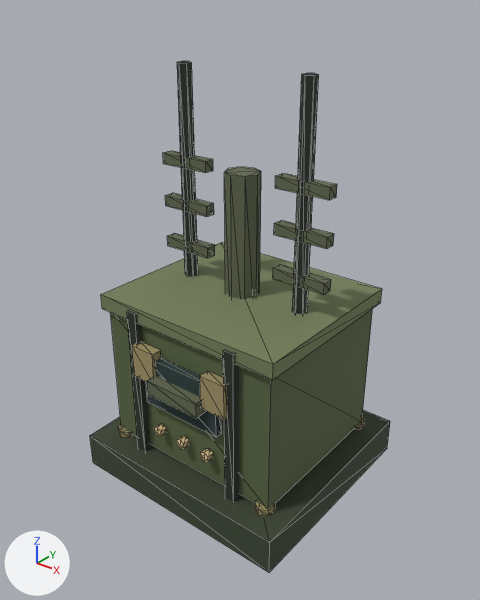
The OBJ model assets/models/equipment/counterDroneJammer.obj as it was, and as the next commit left it.
Camera for both pictures: a 50 mm camera at (1.198, -1.511, 1.559) aimed at (0.015, -0.032, 0.642). Every picture has the same lights, and +X, +Y and +Z are marked at lower left. The picture after the commit comes second. Mesh edges are drawn as thin lines. Where no turn or scale is listed for an object, it has been applied to the vertices.

In view in the first picture: 'BASE.015'.
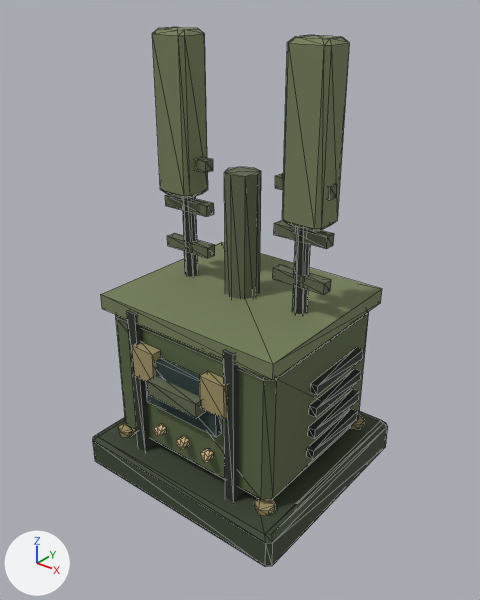
Patch to the scene script:
```diff
--- a/assets/models/equipment/counterDroneJammer.obj.py
+++ b/assets/models/equipment/counterDroneJammer.obj.py
@@ me_base_015 @@
 # used by ob_base_015; location = (0.0, 0.0, 0.0)
-me_base_015.from_pydata(...)  # 244 vertices, 388 faces; spans x -0.39..0.39, y -0.365..0.365, z 0.0..1.335
+me_base_015.from_pydata(...)  # 420 vertices, 700 faces; spans x -0.39..0.39, y -0.365..0.365, z 0.0..1.425
+# me_base_015 part 1: a new loose piece, a box spanning x 0.317..0.343, y -0.075..0.195, z 0.204..0.236, in mat_military_equipment_palette (picture img_palette_png)
+# me_base_015 part 2: a new loose piece, a box spanning x 0.317..0.343, y -0.075..0.195, z 0.284..0.316, in mat_military_equipment_palette (picture img_palette_png)
+# me_base_015 part 3: a new loose piece, a box spanning x 0.317..0.343, y -0.075..0.195, z 0.364..0.396, in mat_military_equipment_palette (picture img_palette_png)
+# me_base_015 part 4: a new loose piece, a box spanning x 0.317..0.343, y -0.075..0.195, z 0.444..0.476, in mat_military_equipment_palette (picture img_palette_png)
+# me_base_015 part 5: the loose piece of 8 vertices spanning x -0.39..0.39, y -0.365..0.365, z 0.0..0.12 is rebuilt with 32 vertices and now spans x -0.39..0.39, y -0.365..0.365, z 0.0..0.12
+# me_base_015 part 6: the loose piece of 8 vertices spanning x -0.32..0.32, y -0.28..0.28, z 0.135..0.605 is rebuilt with 32 vertices and now spans x -0.32..0.32, y -0.28..0.28, z 0.135..0.605
+# me_base_015 part 7: a new loose piece of 32 vertices spanning x -0.305..-0.175, y -0.055..0.055, z 0.935..1.425, in mat_military_equipment_palette (picture img_palette_png)
+# me_base_015 part 8: a new loose piece of 32 vertices spanning x 0.175..0.305, y -0.055..0.055, z 0.935..1.425, in mat_military_equipment_palette (picture img_palette_png)
+# other edits to the shape of me_base_015 do not show in these pictures
 me_base_015.materials.append(mat_military_equipment_palette)
```

Boxes (x1, y1, x2, y2) around the edits, measured in the pictures (480 x 600 px):
'BASE.015', reshaped
    before: (90, 61, 390, 572)
    after: (93, 27, 388, 567)
part 1 of me_base_015, added
    after: (307, 409, 358, 460)
part 2 of me_base_015, added
    after: (308, 389, 359, 439)
part 3 of me_base_015, added
    after: (310, 369, 361, 417)
part 4 of me_base_015, added
    after: (311, 348, 363, 395)
part 5 of me_base_015, rebuilt
    before: (90, 410, 390, 572)
    after: (93, 411, 388, 567)
part 6 of me_base_015, rebuilt
    before: (110, 309, 373, 508)
    after: (116, 312, 369, 500)
part 7 of me_base_015, added (green)
    after: (152, 27, 208, 198)
part 8 of me_base_015, added (green)
    after: (282, 35, 350, 231)
